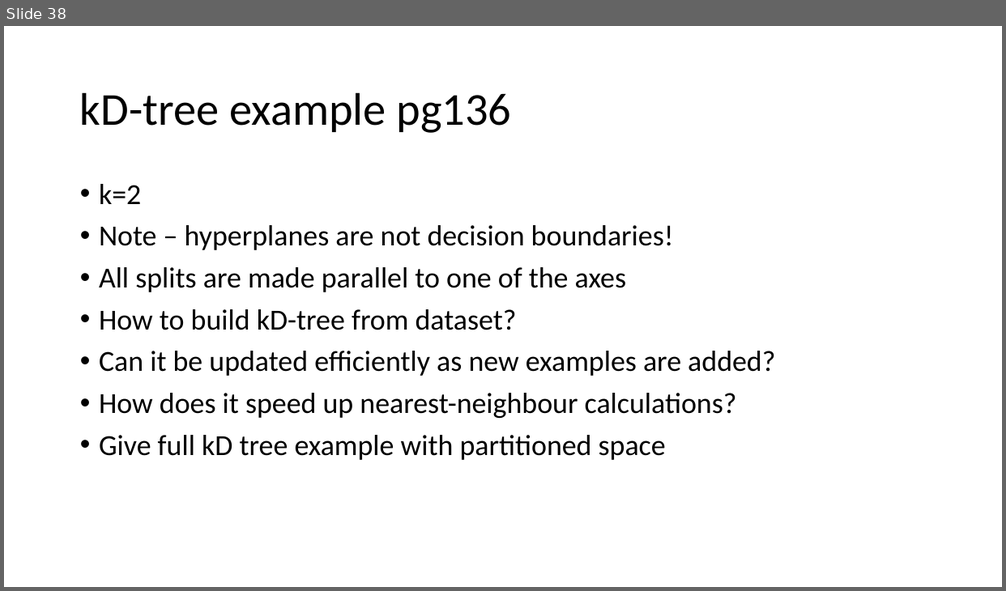
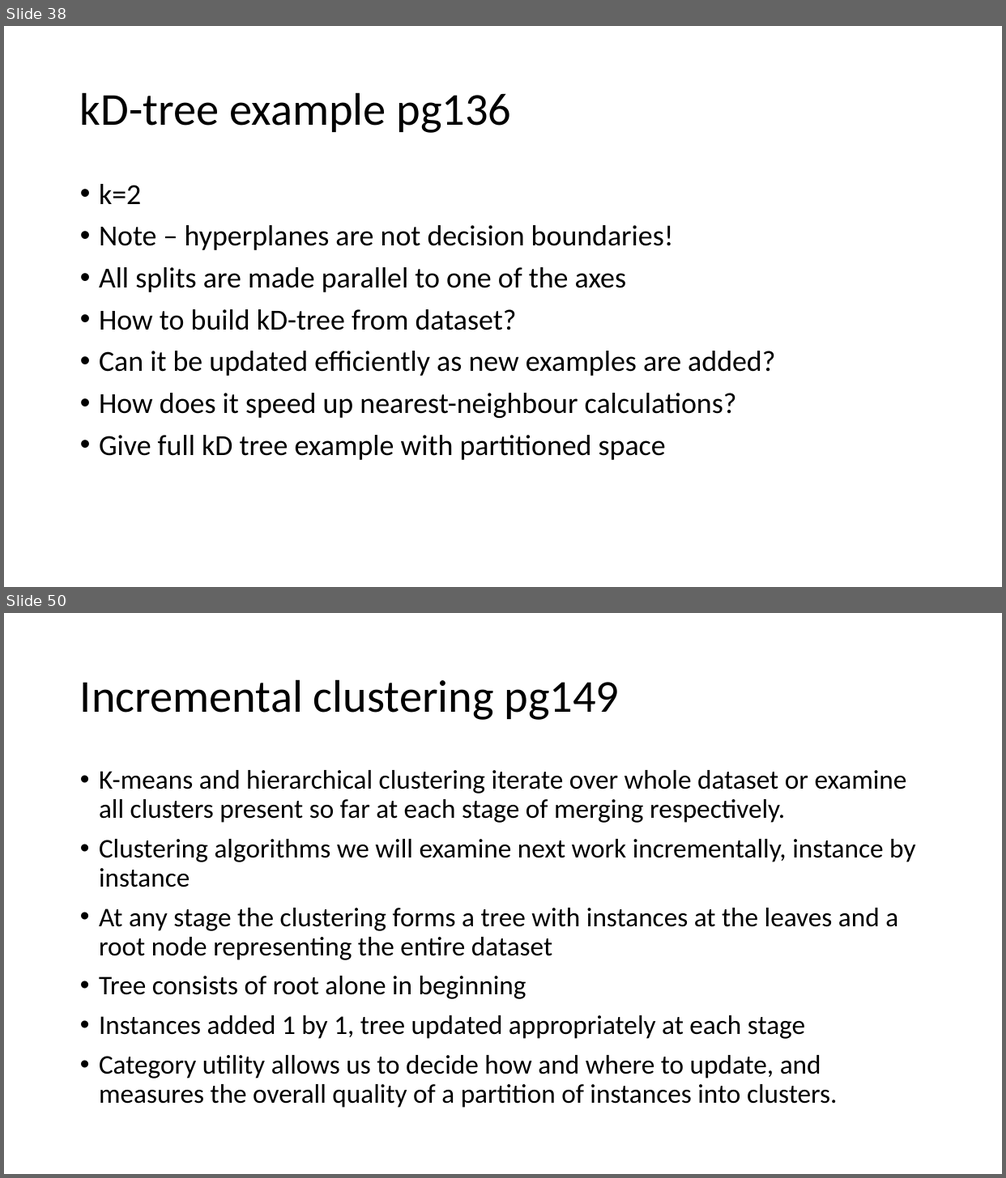
Before and after one commit to russellu/cs405, a slide deck: Lecture_Algorithms.pptx. Shown one above the other, each under a label of ours: slide 38 before the commit, slides 38 and 50 after it; the slides between them are not shown. The pictures are 1006x591 and 1006x1178 pixels, drawn with LibreOffice and Linux fonts; fonts in the diff are those of the drawing. Boxes give left, top, right and bottom in pixels: in the first picture for what was removed or moved away, otherwise in the second. Text is boxed around its words. In the diff, an @@ line names an element or a change of style, - is before the commit and + after.

Commit message:
more about algorithms

```diff
--- a/Lecture_Algorithms.pptx
+++ b/Lecture_Algorithms.pptx
@@ slide 50 added at (4,613,1002,1174), background #FFFFFF @@
@@ title added at (80,679,620,720), 44 pt, text #000000 @@
+Incremental clustering pg149
@@ text added at (99,770,915,1108), 25.9 pt, text #000000 @@
+• K-means and hierarchical clustering iterate over whole dataset or examine all clusters present so far at each stage of merging respectively.
+• Clustering algorithms we will examine next work incrementally, instance by instance
+• At any stage the clustering forms a tree with instances at the leaves and a root node representing the entire dataset
+• Tree consists of root alone in beginning
+• Instances added 1 by 1, tree updated appropriately at each stage
+• Category utility allows us to decide how and where to update, and measures the overall quality of a partition of instances into clusters.
```
Also in this commit, not shown: 2 slides changed, 16 other slides added.
